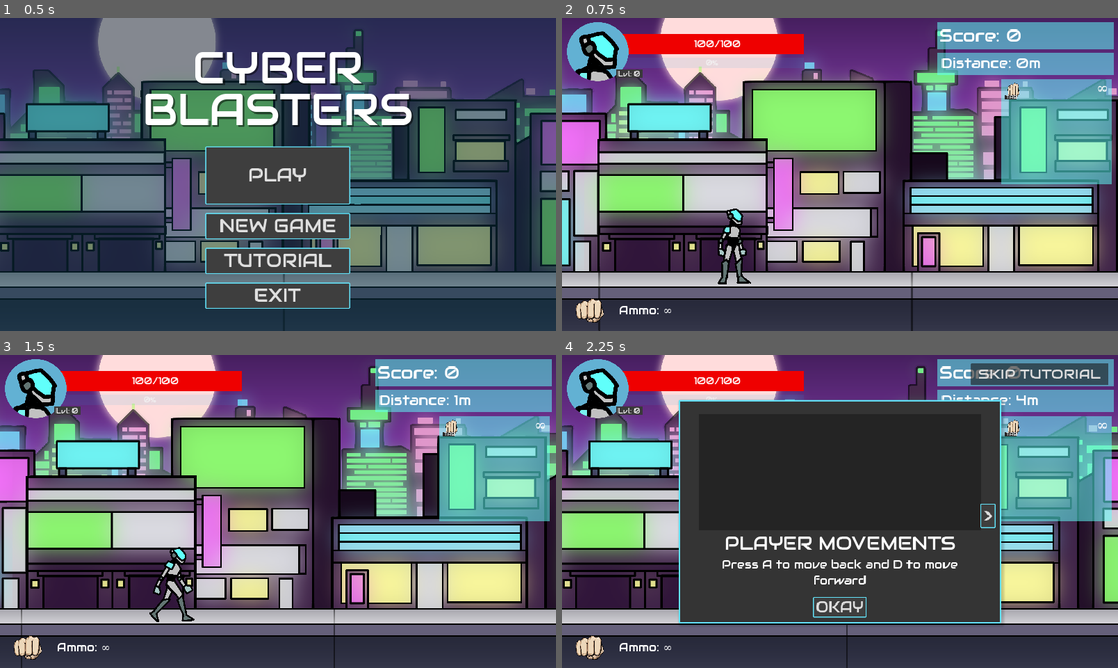
Above: before the commit, frames 1-4 (two rows, left to right).
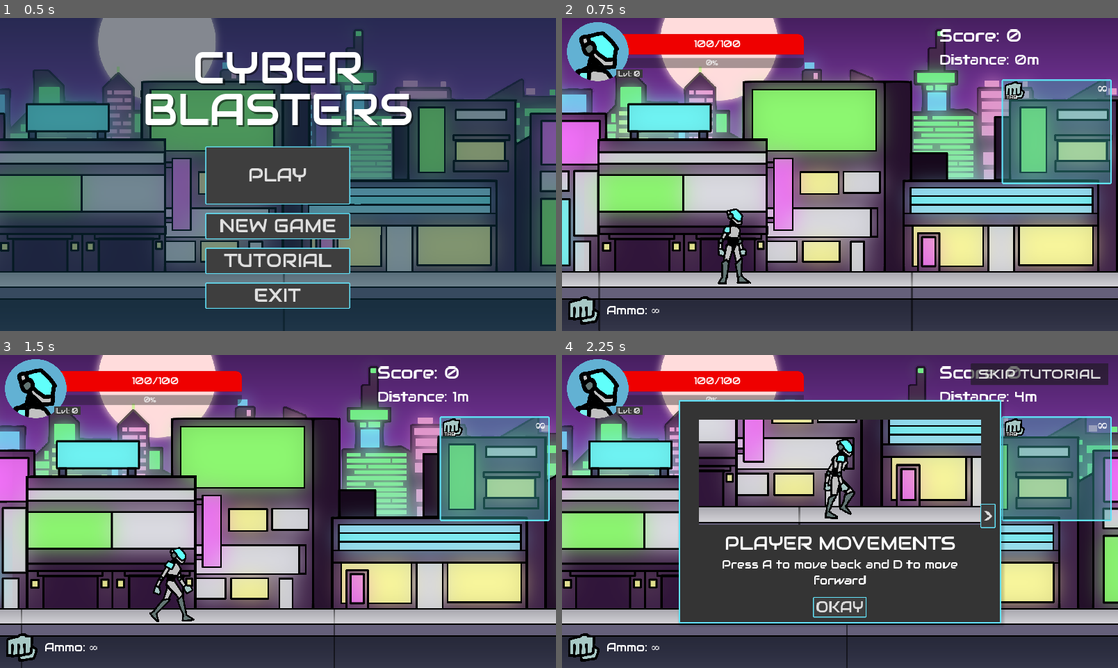
Above: after the commit, the same moments.

Repository: PandaHunterX/Cyber-Blasters
Game: Godot game, scene res://main_menu.tscn
Two runs of this game, one before a commit and one after it. Both use one fixed random seed, a clock stepped at 60 frames per second and the inputs below. Sound files missing from this copy of the repository are replaced by a short silence.
Inputs:
- Up to frame 1 (0.5 s): no input
- Up to frame 2 (0.75 s): click "PLAY" at 0.5 s
- Up to frame 3 (1.5 s): tap Enter at 1.25 s; hold D (right) from 1.28 s (still down); hold Tab (melee) from 1.28 s (still down)
- Up to frame 4 (2.25 s): release D (right) at 2.03 s; release Tab (melee) at 2.03 s; hold A (left) from 2.03 s (still down); tap E (attack) at 2.1 s

Frame 1 is identical in both runs. In frame 2, 13% of the frame differs, in the area x 1-100%, y 1-98%; in frame 3, 13%; in frame 4, 28%.

Commit message:
Able to pick up dead body multiple times, add tutorial assets

Diff:
--- a/game_interface.tscn
+++ b/game_interface.tscn
@@ -1,25 +1,46 @@
-[gd_scene load_steps=13 format=3 uid="uid://1eiawil14myx"]
+[gd_scene load_steps=15 format=3 uid="uid://1eiawil14myx"]
 
 [ext_resource type="Script" path="res://ingame_interface.gd" id="1_wtixd"]
 [ext_resource type="Texture2D" uid="uid://dri4wxcrpjjhg" path="res://assets/weapons/AK_full.png" id="2_va673"]
 [ext_resource type="Texture2D" uid="uid://d111uegdhq1tf" path="res://assets/weapons/fist.png" id="3_0wy4k"]
+[ext_resource type="Theme" uid="uid://e54ckui14tau" path="res://ui_theme.tres" id="3_ya7dc"]
 [ext_resource type="Texture2D" uid="uid://d4ab1eyoln7dk" path="res://assets/ui/pistol_icon.png" id="4_5n6fs"]
 [ext_resource type="Texture2D" uid="uid://b05wf7q383cho" path="res://assets/ui/smg_icon.png" id="5_d2h61"]
 [ext_resource type="Texture2D" uid="uid://cis6svuxlrjel" path="res://assets/ui/laser_icon.png" id="6_dbrgh"]
 [ext_resource type="Texture2D" uid="uid://7hreo0ghfrd" path="res://assets/ui/player_icon.png" id="7_35rhp"]
 [ext_resource type="Texture2D" uid="uid://sdwo3jth1d35" path="res://assets/ui/grenade_icon.png" id="7_g8ff5"]
 
-[sub_resource type="StyleBoxLine" id="StyleBoxLine_b0qwp"]
-color = Color(0.340339, 0.340339, 0.340339, 1)
+[sub_resource type="StyleBoxFlat" id="StyleBoxFlat_tksrx"]
+bg_color = Color(0, 0, 0, 0.278431)
+corner_radius_top_right = 20
 
 [sub_resource type="StyleBoxFlat" id="StyleBoxFlat_sruer"]
 bg_color = Color(0.937255, 0, 0, 1)
+corner_radius_top_right = 20
 
 [sub_resource type="StyleBoxFlat" id="StyleBoxFlat_l6npd"]
-bg_color = Color(0.113725, 0.647059, 0.890196, 0.101961)
+bg_color = Color(0.0745098, 0.0862745, 0.0901961, 0.368627)
+corner_radius_bottom_right = 20
 
 [sub_resource type="StyleBoxFlat" id="StyleBoxFlat_cenq1"]
-bg_color = Color(0.0363013, 0.239566, 0.541154, 1)
+bg_color = Color(0.204707, 0.509154, 0.96087, 1)
+corner_radius_bottom_right = 20
+
+[sub_resource type="StyleBoxFlat" id="StyleBoxFlat_6ayi2"]
+content_margin_left = 20.0
+content_margin_top = 50.0
+content_margin_right = 20.0
+content_margin_bottom = 20.0
+bg_color = Color(0.238866, 0.678261, 0.66997, 0.419608)
+border_width_left = 5
+border_width_top = 5
+border_width_right = 5
+border_width_bottom = 5
+border_color = Color(0.388235, 0.890196, 0.980392, 1)
+corner_radius_top_left = 4
+corner_radius_top_right = 4
+corner_radius_bottom_right = 4
+corner_radius_bottom_left = 5
 
 [node name="Game Interface" type="Control"]
 layout_mode = 3
@@ -30,37 +51,21 @@
 grow_vertical = 2
 script = ExtResource("1_wtixd")
 
-[node name="ColorRect" type="ColorRect" parent="."]
-layout_mode = 0
-offset_left = 1296.0
-offset_top = 15.0
-offset_right = 1905.0
-offset_bottom = 108.0
-color = Color(0.376471, 1, 0.984314, 0.52549)
-
-[node name="Score" type="Label" parent="ColorRect"]
-layout_mode = 0
-offset_left = 6.0
-offset_top = 7.0
-offset_right = 452.0
-offset_bottom = 95.0
+[node name="Score" type="Label" parent="."]
+layout_mode = 0
+offset_left = 1302.0
+offset_top = 22.0
+offset_right = 1748.0
+offset_bottom = 110.0
 theme_override_font_sizes/font_size = 60
 text = "SCORE:"
 
-[node name="ColorRect3" type="ColorRect" parent="."]
-layout_mode = 0
-offset_left = 1296.0
-offset_top = 121.0
-offset_right = 1905.0
-offset_bottom = 196.0
-color = Color(0.376471, 1, 0.984314, 0.52549)
-
-[node name="Distance" type="Label" parent="ColorRect3"]
-layout_mode = 0
-offset_left = 13.0
-offset_top = 3.0
-offset_right = 576.0
-offset_bottom = 73.0
+[node name="Distance" type="Label" parent="."]
+layout_mode = 0
+offset_left = 1303.0
+offset_top = 112.0
+offset_right = 1866.0
+offset_bottom = 182.0
 theme_override_font_sizes/font_size = 48
 text = "DISTANCE:"
 
@@ -70,9 +75,9 @@
 offset_top = 56.0
 offset_right = 835.0
 offset_bottom = 126.0
-theme_override_styles/background = SubResource("StyleBoxLine_b0qwp")
+theme_override_styles/background = SubResource("StyleBoxFlat_tksrx")
 theme_override_styles/fill = SubResource("StyleBoxFlat_sruer")
-value = 100.0
+value = 99.0
 show_percentage = false
 
 [node name="Health" type="Label" parent="HealthBar"]
@@ -119,13 +124,14 @@
 "
 vertical_alignment = 1
 
-[node name="ColorRect4" type="ColorRect" parent="."]
+[node name="ColorRect4" type="Panel" parent="."]
 layout_mode = 0
 offset_left = 1518.0
 offset_top = 212.0
 offset_right = 1898.0
 offset_bottom = 573.0
-color = Color(0.376471, 1, 0.984314, 0.52549)
+theme = ExtResource("3_ya7dc")
+theme_override_styles/panel = SubResource("StyleBoxFlat_6ayi2")
 
 [node name="VBoxContainer" type="VBoxContainer" parent="ColorRect4"]
 layout_mode = 1
@@ -147,7 +153,7 @@
 [node name="TextureRect" type="TextureRect" parent="ColorRect4/VBoxContainer/Melee"]
 layout_mode = 2
 texture = ExtResource("3_0wy4k")
-expand_mode = 2
+expand_mode = 3
 
 [node name="ColorRect" type="ColorRect" parent="ColorRect4/VBoxContainer/Melee/TextureRect"]
 layout_mode = 1
--- a/ingame_interface.gd
+++ b/ingame_interface.gd
@@ -21,10 +21,10 @@
 
 # Called every frame. 'delta' is the elapsed time since the previous frame.
 func _process(delta: float) -> void:
-	$ColorRect/Score.text = "Score: " + str(Global.score)
+	$Score.text = "Score: " + str(Global.score)
 	$HealthBar.value = Global.player_health
 	$PowerupBar.value = Global.powerup_refill
-	$ColorRect3/Distance.text = "Distance: " + Global.current_distance_traveled
+	$Distance.text = "Distance: " + Global.current_distance_traveled
 	$HealthBar/Health.text = str(Global.player_health) + "/" + str(Global.max_player_health)
 	player_level.text = "Lvl: " + str(Global.player_level)
 	Global.distance()
--- a/project.godot
+++ b/project.godot
@@ -29,6 +29,10 @@
 [dotnet]
 
 project/assembly_name="Cyberpunk Game"
+
+[global_group]
+
+dead_bodies=""
 
 [gui]
 
--- a/scenes/dead_body.tscn
+++ b/scenes/dead_body.tscn
@@ -7,7 +7,7 @@
 [sub_resource type="RectangleShape2D" id="RectangleShape2D_y0h0y"]
 size = Vector2(217, 112.5)
 
-[node name="DeadBody" type="Node2D"]
+[node name="DeadBody" type="Node2D" groups=["dead_bodies"]]
 scale = Vector2(1.4, 1.4)
 script = ExtResource("1_ujiof")
 
@@ -27,6 +27,7 @@
 frame = 5
 
 [node name="Dead Body Respawn" type="Timer" parent="."]
+process_mode = 1
 wait_time = 2.0
 
 [node name="Level up Sound" type="AudioStreamPlayer2D" parent="."]
--- a/scenes/enemy_hard.tscn
+++ b/scenes/enemy_hard.tscn
@@ -245,7 +245,7 @@
 
 [sub_resource type="Animation" id="Animation_wfofy"]
 resource_name = "walk"
-length = 0.26
+step = 0.125
 tracks/0/type = "value"
 tracks/0/imported = false
 tracks/0/enabled = true
@@ -289,7 +289,7 @@
 tracks/3/interp = 1
 tracks/3/loop_wrap = true
 tracks/3/keys = {
-"times": PackedFloat32Array(0, 0.0333333, 0.0666667, 0.1, 0.133333, 0.166667, 0.2, 0.233333),
+"times": PackedFloat32Array(0, 0.125, 0.25, 0.375, 0.5, 0.625, 0.75, 0.875),
 "transitions": PackedFloat32Array(1, 1, 1, 1, 1, 1, 1, 1),
 "update": 1,
 "values": [0, 1, 2, 3, 4, 5, 6, 7]
--- a/scenes/tutorial_popup.tscn
+++ b/scenes/tutorial_popup.tscn
@@ -1,7 +1,8 @@
-[gd_scene load_steps=3 format=3 uid="uid://ba5wkbyryd56j"]
+[gd_scene load_steps=4 format=3 uid="uid://ba5wkbyryd56j"]
 
 [ext_resource type="Script" path="res://scripts/tutorial_popup.gd" id="1_j083v"]
 [ext_resource type="Theme" uid="uid://e54ckui14tau" path="res://ui_theme.tres" id="2_mccyk"]
+[ext_resource type="Texture2D" uid="uid://cw0356sbltq6g" path="res://assets/tutorial/playermovements.png" id="3_1ttvf"]
 
 [node name="Tutorial Popup" type="Control"]
 process_mode = 3
@@ -37,10 +38,12 @@
 [node name="VBoxContainer" type="VBoxContainer" parent="PanelContainer/MarginContainer"]
 layout_mode = 2
 
-[node name="ColorRect" type="ColorRect" parent="PanelContainer/MarginContainer/VBoxContainer"]
+[node name="Picture" type="TextureRect" parent="PanelContainer/MarginContainer/VBoxContainer"]
 custom_minimum_size = Vector2(0, 400)
 layout_mode = 2
-color = Color(0.140447, 0.140447, 0.140447, 1)
+texture = ExtResource("3_1ttvf")
+expand_mode = 2
+stretch_mode = 5
 
 [node name="Title" type="Label" parent="PanelContainer/MarginContainer/VBoxContainer"]
 layout_mode = 2
--- a/scripts/dead_body.gd
+++ b/scripts/dead_body.gd
@@ -1,20 +1,30 @@
 extends Node2D
 
 @onready var level_up_sound: AudioStreamPlayer2D = $"Level up Sound"
+@onready var collision_shape_2d: CollisionShape2D = $Detection/CollisionShape2D
+@onready var detection: Area2D = $Detection
+@onready var dead_body_respawn: Timer = $"Dead Body Respawn"
+var pick_up_remaining = 3
 
 func _ready() -> void:
-		$"Dead Body Respawn".start()
-		$Detection/CollisionShape2D.disabled = true
+	$"Dead Body Respawn".start()
+	detection.monitoring = false
+
+func game_restarted() -> void:
+	dead_body_respawn.start()
+
 
 func _on_detection_body_entered(body: Node2D) -> void:
 	if body.has_method("level_up"):
 		level_up_sound.play()
 		body.level_up()
-		$Detection/CollisionShape2D.disabled = true
-		await level_up_sound.finished
-		queue_free()
+		detection.set_deferred("monitoring", false)
+		pick_up_remaining -= 1
+		if pick_up_remaining == 0:
+			await level_up_sound.finished
+			queue_free()
 
 
 func _on_dead_body_respawn_timeout() -> void:
-	$Detection/CollisionShape2D.disabled = false
+	detection.monitoring = true
 	$"Dead Body Respawn".stop()
--- a/scripts/enemy_fast.gd
+++ b/scripts/enemy_fast.gd
@@ -136,4 +136,4 @@
 		attack_ready = true
 		player_detected = false
 		$AttackCooldown.stop()
-		$PlayerHit/AttackHitbox.disabled = true
+		$PlayerHit/AttackHitbox.set_deferred("disabled", true)
--- a/scripts/enemy_hard.gd
+++ b/scripts/enemy_hard.gd
@@ -135,4 +135,4 @@
 		attack_ready = true
 		player_detected = false
 		$AttackCooldown.stop()
-		$PlayerHit/AttackHitbox.disabled = true
+		$PlayerHit/AttackHitbox.set_deferred("disabled", true)
--- a/scripts/player.gd
+++ b/scripts/player.gd
@@ -4,7 +4,7 @@
 @onready var ap = $AnimationPlayer
 @onready var sprite = $Sprite2D
 @onready var melee = $meleehitbox
-@onready var weapon = find_child("Weapon")
+@onready var weapon_system: Sprite2D = $Sprite2D/WeaponSystem
 @onready var camera = $PlayerCamera
 @onready var player_hit: AudioStreamPlayer2D = $"Player Hit"
 
@@ -32,7 +32,7 @@
 
 func _ready() -> void:
 	$meleehitbox/CollisionShape2D.disabled = true
-	weapon.texture = null
+	weapon_system.texture = null
 	previous_position = global_position.x
 	starting_point = global_position.x
 	camera_point = $PlayerCamera.position
@@ -143,7 +143,7 @@
 		Global.prev_grenade_bullet = Global.explosive_bullets
 		player_death.play()
 		isdead = true
-		weapon.texture = null
+		weapon_system.texture = null
 		ap.play("death")
 		await ap.animation_finished
 		Global.player_isdead = true
@@ -164,13 +164,12 @@
 		# Reset camera
 		camera.limit_left = position.x - camera_left_padding
 		camera.position = Vector2(position.x, camera.position.y)  # Align camera horizontally
-
 		# Reset character state
 		isdead = false
 		Global.player_isdead = false
 		ap.play("idle")  # Reset animation to idle
 		idle = true  # Ensure the character state is ready for movement
-
+		get_tree().call_group("dead_bodies", "game_restarted")
 
 func level_up():
 	Global.level_up()
--- a/scripts/tutorial_popup.gd
+++ b/scripts/tutorial_popup.gd
@@ -7,38 +7,39 @@
 @onready var previous: Button = $"PanelContainer/Previous"
 @onready var tutorial_popup: Control = $"."
 @onready var tutorial_timer: Timer = $"Tutorial Timer"
+@onready var picture: TextureRect = $PanelContainer/MarginContainer/VBoxContainer/Picture
 
 # Tutorial data
 var basic_data = [
 	{
 		"title": "PLAYER MOVEMENTS",
 		"paragraph": "Press A to move back and D to move forward",
-		"image": "res://path_to_image1.png"
+		"image": "res://assets/tutorial/playermovements.png"
 	},
 	{
 		"title": "PAUSE GAME",
 		"paragraph": "Press ESC to pause the game",
-		"image": "res://path_to_image3.png"
+		"image": "res://assets/tutorial/pause.png"
 	},
 	{
 		"title": "MELEE ATTACK",
 		"paragraph": "Press E to Punch",
-		"image": "res://path_to_image2.png"
+		"image": "res://assets/tutorial/melee.png"
 	},
 	{
 		"title": "SCORING SYSTEM",
 		"paragraph": "The score will indicate the number of enemies you've killed",
-		"image": "res://path_to_image2.png"
+		"image": "res://assets/tutorial/score.png"
 	},
 	{
 		"title": "POWER UP SYSTEM",
 		"paragraph": "After reaching 100% energy, Press Q to activate, you are immune and you dealt double damage to your enemies, this last only 5 seconds",
-		"image": "res://path_to_image2.png"
+		"image": "res://assets/tutorial/energy.png"
 	},
 	{
 		"title": "LEVEL UP SYSTEM",
 		"paragraph": "When you die and respawn, your former body remains, after acquiring it you level up which increases your speed and health",
-		"image": "res://path_to_image2.png"
+		"image": "res://assets/tutorial/levelup.png"
 	},
 ]
 
@@ -46,22 +47,22 @@
 	{
 		"title": "WEAPON SYSTEM",
 		"paragraph": "When you acquire a certain score, you unlock a new weapon",
-		"image": "res://path_to_image1.png"
+		"image": "res://assets/tutorial/weaponsystem.png"
 	},
 	{
 		"title": "SHOOTING",
 		"paragraph": "Press or Hold F to Shoot",
-		"image": "res://path_to_image2.png"
+		"image": "res://assets/tutorial/shooting.png"
 	},
 	{
 		"title": "CHANGING WEAPONS",
 		"paragraph": "Press TAB, 1, 2, 3, or 4 to change weapons",
-		"image": "res://path_to_image1.png"
+		"image": "res://assets/tutorial/changingweapons.png"
 	},
 	{
 		"title": "AMMO DROP",
 		"paragraph": "Each enemy type have different ammo drop rate, so use your ammo wisely",
-		"image": "res://path_to_image3.png"
+		"image": "res://assets/tutorial/ammodrop.png"
 	}
 ]
 
@@ -69,17 +70,17 @@
 	{
 		"title": "STANDARD ANDROID",
 		"paragraph": "Just a Regular Android, It's weakness is laser smg",
-		"image": "res://path_to_image1.png"
+		"image": "res://assets/tutorial/standardandroid.png"
 	},
 	{
 		"title": "FAST ANDROID",
 		"paragraph": "Fast yet low damage, have strong resistance against pistol and laser smg. It's weakness is particle rifle but have 10% chance to dogdge it",
-		"image": "res://path_to_image2.png"
+		"image": "res://assets/tutorial/fastandroid.png"
 	},
 	{
 		"title": "MILITARY ANDROID",
 		"paragraph": "Armored, immune to particle rifle, have 20% chance to survive plasma bomb, it's weakness is unkown",
-		"image": "res://path_to_image1.png"
+		"image": "res://assets/tutorial/militaryandroid.png"
 	},
 ]
 
@@ -141,6 +142,7 @@
 func update_tutorial_content() -> void:
 	title.text = current_tutorial[current_index]["title"]
 	paragraph.text = current_tutorial[current_index]["paragraph"]
+	picture.texture = load(current_tutorial[current_index]["image"])
 	previous.visible = current_index > 0
 	next.visible = current_index < current_tutorial.size() - 1
 
Binary file added: assets/tutorial/ammodrop.png
Not shown, added: assets/tutorial/ammodrop.png.import
Binary file added: assets/tutorial/changingweapons.png
Not shown, added: assets/tutorial/changingweapons.png.import
Binary file added: assets/tutorial/energy.png
Not shown, added: assets/tutorial/energy.png.import
Binary file added: assets/tutorial/fastandroid.png
Not shown, added: assets/tutorial/fastandroid.png.import
Binary file added: assets/tutorial/levelup.png
Not shown, added: assets/tutorial/levelup.png.import
Binary file added: assets/tutorial/melee.png
Not shown, added: assets/tutorial/melee.png.import
(and 15 more such lines)
